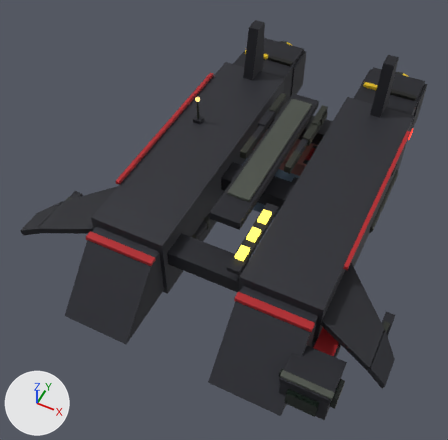
An edit to the glTF model ref/glb/bulk-s.glb, drawn before and after from the same camera.
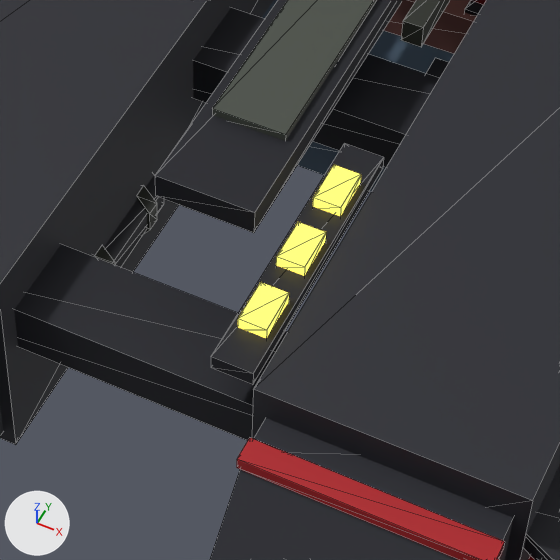
Each version is shown whole from a 50 mm camera at (2.57, -4.69, 5.92) aimed at (0.49, -0.53, 0.72), then close up on the part from 36% to 74% of the width and 36% to 75% of the height. Lighting does not change. The marker at lower left points along +X, +Y and +Z. The first two pictures are the older version. The close-ups show mesh edges as thin lines. Where no turn or scale is listed for an object, it has been applied to the vertices.

Objects in the first close-up: 'accentStripe.001', 'canardInnerRight', 'cargoContainer0', 'cargoContainer1', 'crossbeam1', 'crossbeam2', 'dorsalSpine', 'hullMain', 'hullNoseRight', 'hullSection1', 'iffLampDorsal0', 'iffLampDorsal1', 'iffLampDorsal2', 'iffPlinthDorsal', 'synNoseBandR' and 7 more.
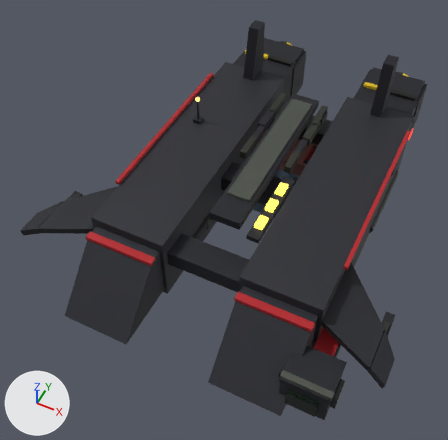
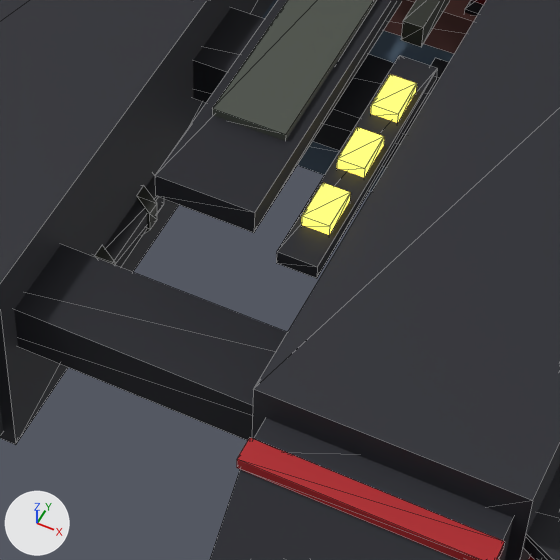
The change, as a list of edits to the scene's bpy script:
```text
Change ob_iffplinthdorsal:
    ob_iffplinthdorsal.location: (1.116, -1.157, 1.41) -> (1.116, -0.736, 1.41)
Change ob_ifflampdorsal0:
    ob_ifflampdorsal0.location: (1.116, -0.907, 1.447) -> (1.116, -0.486, 1.447)
Change ob_ifflampdorsal1:
    ob_ifflampdorsal1.location: (1.116, -1.157, 1.447) -> (1.116, -0.736, 1.447)
Change ob_ifflampdorsal2:
    ob_ifflampdorsal2.location: (1.116, -1.407, 1.447) -> (1.116, -0.986, 1.447)
```

Location of each change, (x1, y1, x2, y2) in pixels of the close-ups (560 x 560 px):
'iffPlinthDorsal', moved: before (211, 143, 384, 385); after (276, 55, 437, 278)
'iffLampDorsal2', moved: before (238, 282, 289, 338); after (301, 183, 350, 235)
'iffLampDorsal1', moved: before (276, 222, 326, 276); after (337, 127, 384, 177)
'iffLampDorsal0', moved: before (313, 165, 361, 216); after (370, 74, 417, 123)
